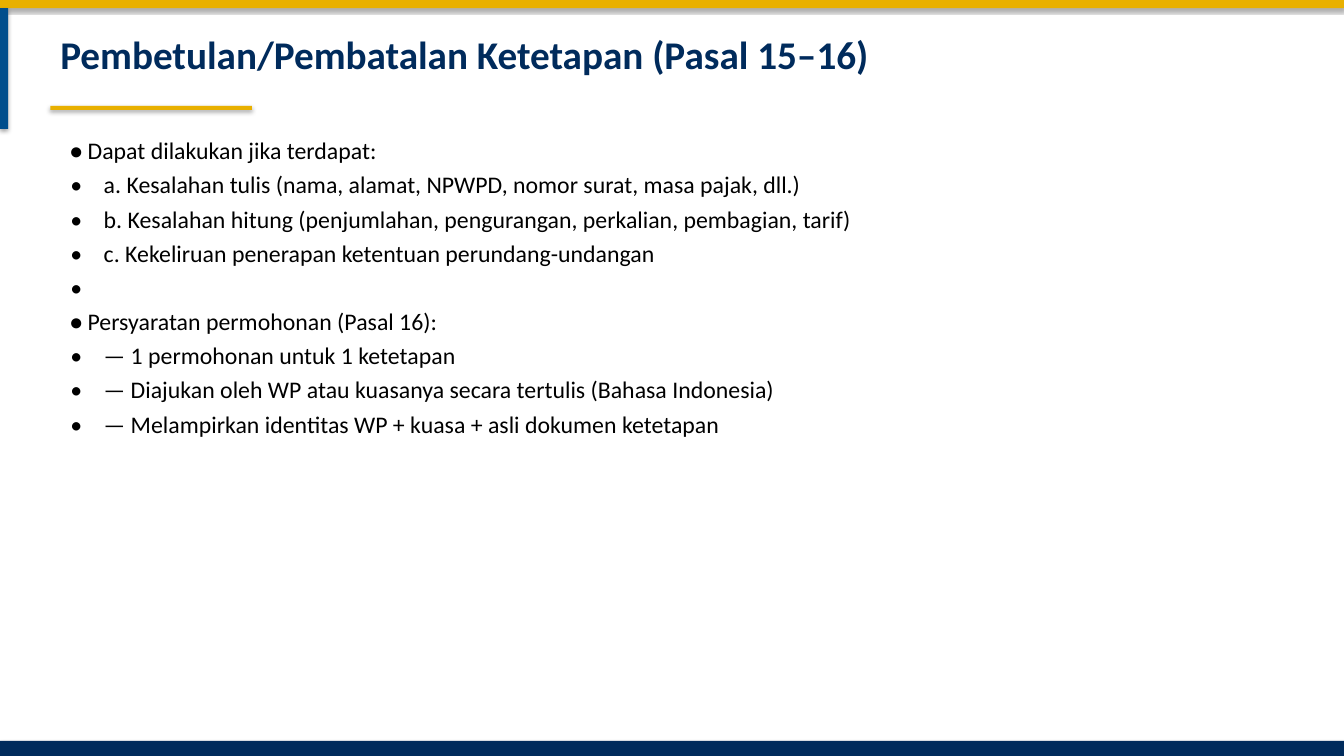
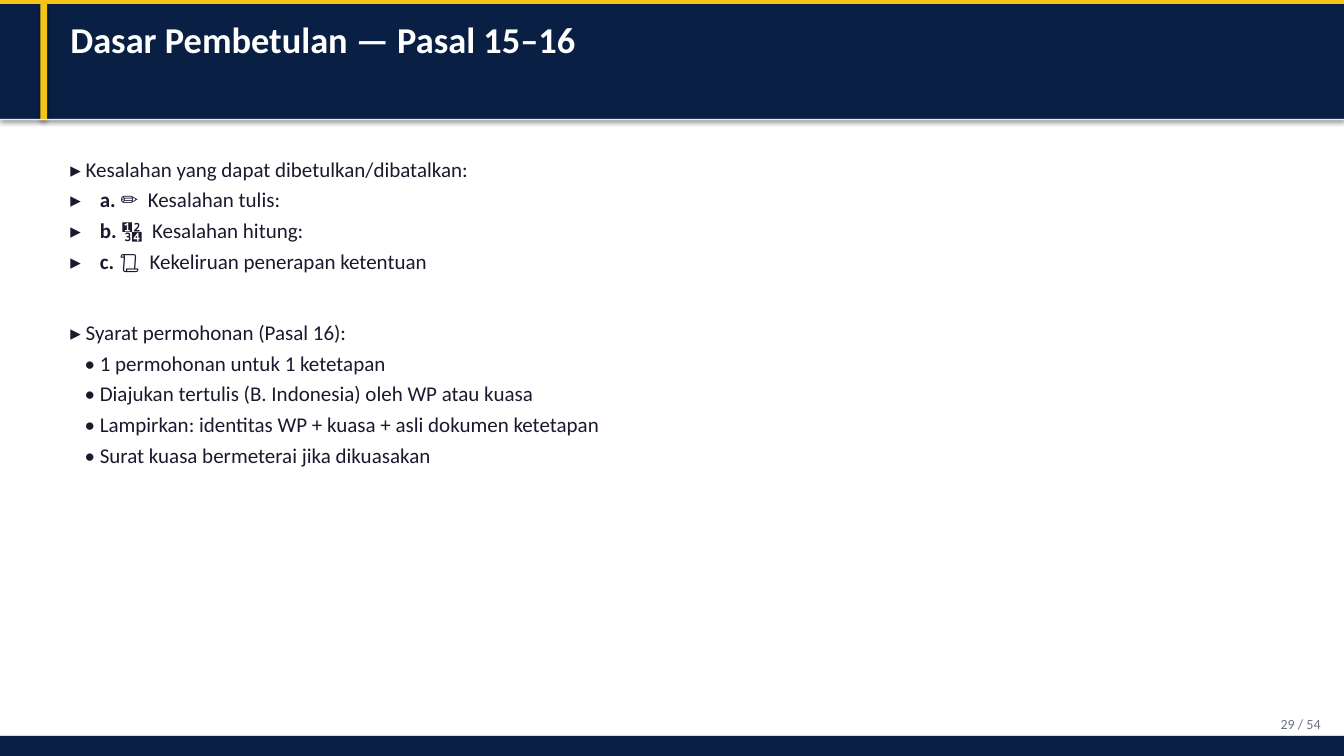
Before and after one commit to rahadiana/coba_ppt, a slide deck: slide 29 of Perwal_Bekasi_51_2024_Pajak_Reklame.pptx (slide 31 before the commit). Drawn at 1344x756 pixels with LibreOffice and Linux fonts; fonts in the diff are those of the drawing. Boxes give left, top, right and bottom in pixels: in the first picture for what was removed or moved away, otherwise in the second. Text is boxed around its words. In the diff, an @@ line names an element or a change of style, - is before the commit and + after.

Commit message:
feat: premium redesign PPT with cards, tables, and modern layout

```diff
--- a/Perwal_Bekasi_51_2024_Pajak_Reklame.pptx
+++ b/Perwal_Bekasi_51_2024_Pajak_Reklame.pptx
@@ rectangle resized from (x1=0, y1=0, x2=1344, y2=8) to (x1=0, y1=0, x2=1344, y2=4) @@
@@ rectangle at (x1=0, y1=0, x2=1344, y2=4): fill #E8B000 to #F5C518 @@
@@ rectangle added at (x1=0, y1=4, x2=1344, y2=120), fill #0A1F44 @@
@@ rectangle resized from (x1=0, y1=8, x2=8, y2=129) to (x1=40, y1=4, x2=47, y2=120) @@
@@ rectangle at (x1=40, y1=4, x2=47, y2=120): fill #004E8C to #F5C518 @@
@@ text at (x1=70, y1=27, x2=575, y2=54): text changed; size 28 to 26 pt; text colour #002B5C to #FFFFFF @@
-Pembetulan/Pembatalan Ketetapan (Pasal 15–16)
+Dasar Pembetulan — Pasal 15–16
@@ rectangle added at (x1=0, y1=119, x2=1344, y2=120), fill #E8ECF1 @@
@@ rectangle removed at (x1=50, y1=106, x2=252, y2=110) @@
@@ text at (x1=86, y1=162, x2=599, y2=467): text changed; size 17 to 15 pt; text colour #000000 to #1A1A2E @@
-• Dapat dilakukan jika terdapat:
-• a. Kesalahan tulis (nama, alamat, NPWPD, nomor surat, masa pajak, dll.)
-• b. Kesalahan hitung (penjumlahan, pengurangan, perkalian, pembagian, tarif)
-• c. Kekeliruan penerapan ketentuan perundang-undangan
-•
-• Persyaratan permohonan (Pasal 16):
-• — 1 permohonan untuk 1 ketetapan
-• — Diajukan oleh WP atau kuasanya secara tertulis (Bahasa Indonesia)
-• — Melampirkan identitas WP + kuasa + asli dokumen ketetapan
+▸ Kesalahan yang dapat dibetulkan/dibatalkan:
+▸ a. ✏️ Kesalahan tulis:
+▸ b. 🔢 Kesalahan hitung:
+▸ c. 📜 Kekeliruan penerapan ketentuan
+▸ Syarat permohonan (Pasal 16):
+• 1 permohonan untuk 1 ketetapan
+• Diajukan tertulis (B. Indonesia) oleh WP atau kuasa
+• Lampirkan: identitas WP + kuasa + asli dokumen ketetapan
+• Surat kuasa bermeterai jika dikuasakan
@@ rectangle resized from (x1=0, y1=741, x2=1344, y2=756) to (x1=0, y1=736, x2=1344, y2=756) @@
@@ rectangle at (x1=0, y1=736, x2=1344, y2=756): fill #002B5C to #0A1F44 @@
@@ text added at (x1=1281, y1=720, x2=1320, y2=729), 10 pt, text #6B7288 @@
+29 / 54
```
Also in this commit, not shown: 41 other slides changed, 10 slides added, 12 slides removed, 1 other file.
